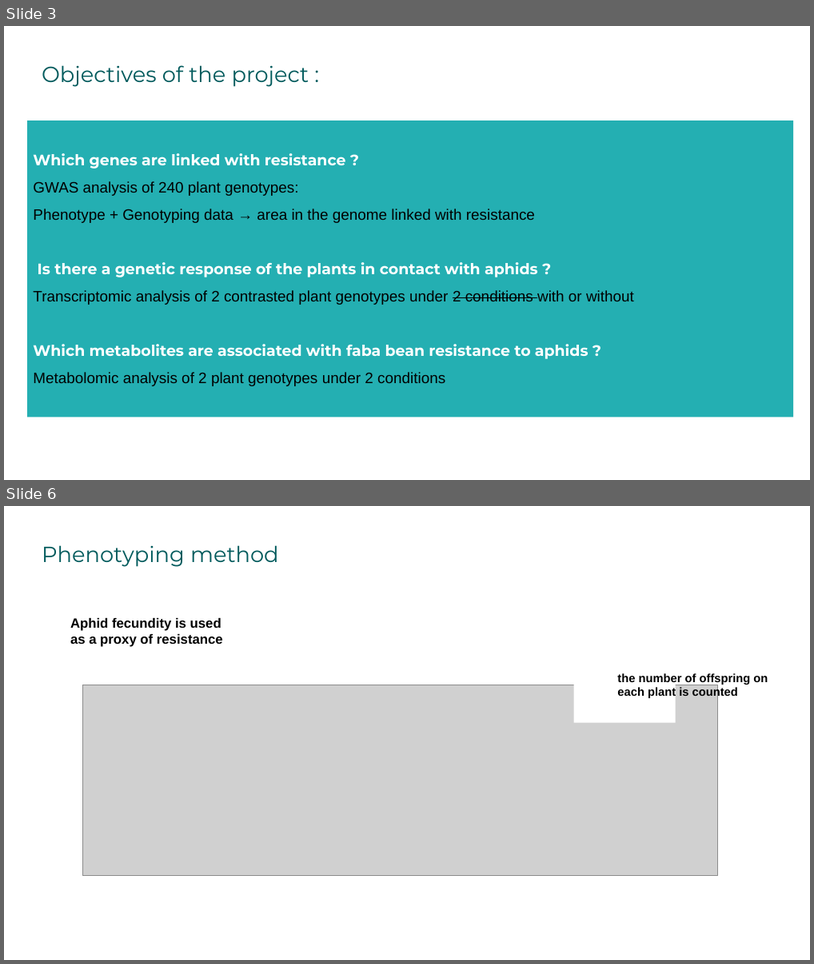
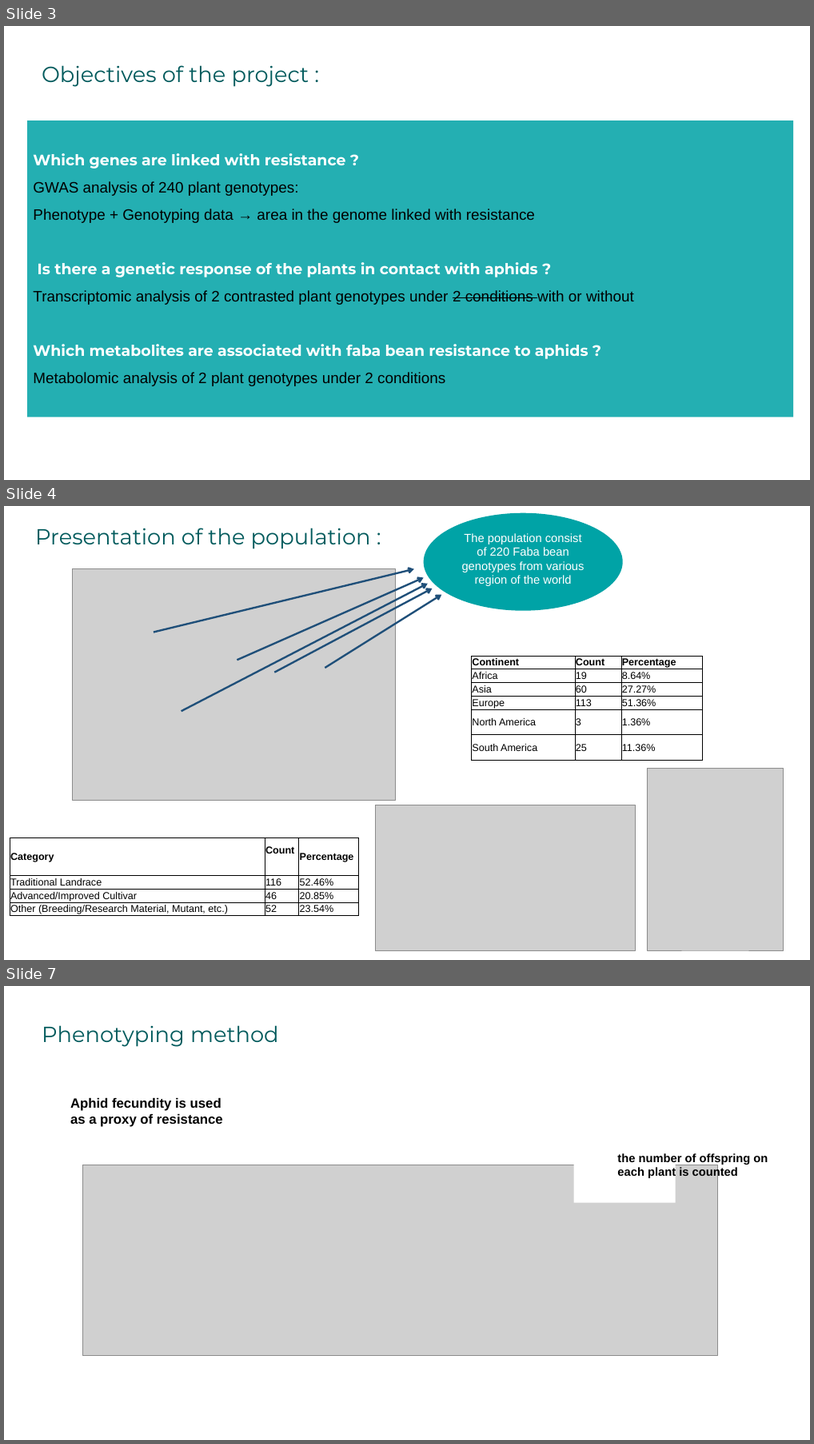
Before and after one commit to igepp-egi/faba_specifics, a slide deck: M01-metabolomic-analysis/untargeted_metabolomic/presentation metabo.pptx. Shown one above the other, each under a label of ours: slides 3 and 6 before the commit, slides 3, 4 and 7 after it; the slides between them are not shown. The pictures are 814x964 and 814x1444 pixels, drawn with LibreOffice and Linux fonts; fonts in the diff are those of the drawing; grey boxes stand for pictures. Boxes give left, top, right and bottom in pixels: in the first picture for what was removed or moved away, otherwise in the second. Text is boxed around its words. In the diff, an @@ line names an element or a change of style, - is before the commit and + after.

```diff
--- a/M01-metabolomic-analysis/untargeted_metabolomic/presentation metabo.pptx
+++ b/M01-metabolomic-analysis/untargeted_metabolomic/presentation metabo.pptx
@@ slide 4 added at <box>4,506,810,960</box>, background #FFFFFF @@
@@ text added at <box>35,528,371,549</box>, 26 pt, text #005A5C @@
+Presentation of the population :
@@ ellipse added at <box>424,513,623,611</box>, fill #00A3A6, 14 pt, text #FFFFFF @@
+The population consist of 220 Faba bean genotypes from various region of the world
@@ picture added at <box>72,569,395,800</box> @@
@@ arrow added from (154, 632) to (414, 569), #1F4F79 2.25 pt @@
@@ arrow added from (238, 660) to (424, 577), #1F4F79 2.25 pt @@
@@ arrow added from (182, 711) to (428, 584), #1F4F79 2.25 pt @@
@@ arrow added from (274, 672) to (432, 588), #1F4F79 2.25 pt @@
@@ arrow added from (326, 668) to (442, 594), #1F4F79 2.25 pt @@
@@ table added at <box>472,656,703,760</box>, 6 rows, 3 columns @@
+Continent | Count | Percentage
+Africa | 19 | 8.64%
+Asia | 60 | 27.27%
+Europe | 113 | 51.36%
+North America | 3 | 1.36%
+South America | 25 | 11.36%
@@ picture added at <box>648,768,784,950</box> @@
@@ picture added at <box>375,805,635,950</box> @@
@@ table added at <box>10,837,359,917</box>, 4 rows, 3 columns @@
+Category | Count | Percentage
+Traditional Landrace | 116 | 52.46%
+Advanced/Improved Cultivar | 46 | 20.85%
+Other (Breeding/Research Material, Mutant, etc.) | 52 | 23.54%
@@ what was slide 6 is now slide 7 @@
```
Also in this commit, not shown: 4 slides changed, 3 other slides added, 9 slides removed, 2 other files.
